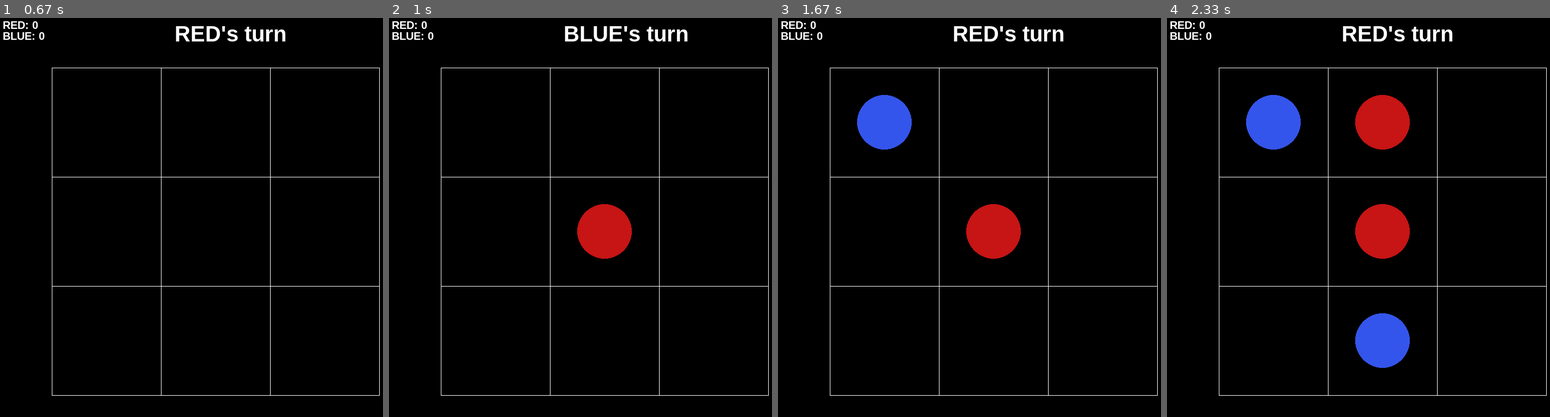
Above: before the commit, frames 1-4 (left to right).
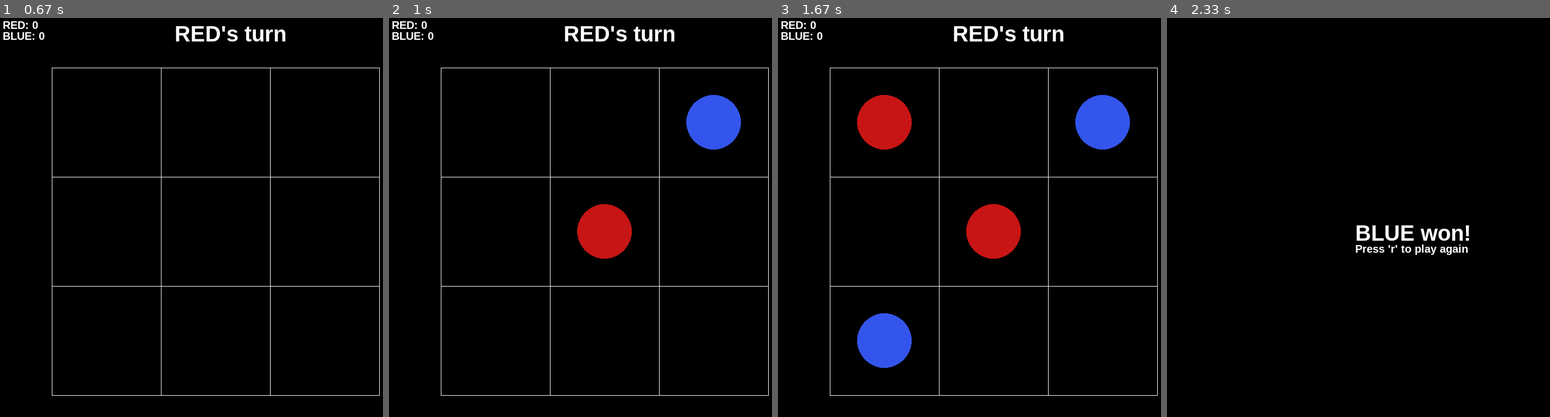
Above: after the commit, the same moments.

Repository: etooley77/PyGame-Tic-Tac-Toe
Game: pygame game, started from main.py
Two runs of this game, one before a commit and one after it. Both use one fixed random seed, a clock stepped at 60 frames per second and the inputs below.
Inputs (mouse positions are in pixels of both pictures, inside the frame that each line leads up to):
- Up to frame 1 (0.67 s): tap 2 at 0.33 s
- Up to frame 2 (1 s): click (607, 261) at 0.72 s
- Up to frame 3 (1.67 s): tap Space at 1 s; click (877, 69) at 1.38 s
- Up to frame 4 (2.33 s): click (1392, 85) at 1.72 s; click (1362, 345) at 2.05 s

Frame 1 is identical in both runs. In frame 2, 2.1% of the frame differs, in the area x 46-92%, y 2-33%; in frame 3, 4.6%; in frame 4, 8.2%, in the area x 0-100%, y 0-95%.

Commit message:
Basic move algorithm (buggy)

Diff:
--- a/ai.py
+++ b/ai.py
@@ -1,6 +1,9 @@
 import pygame
+from time import sleep
+from random import shuffle, choice
 
 from constants import *
+from helpers import *
 
 from player import Player
 
@@ -10,15 +13,45 @@
 		super().__init__(color)
 
     # AI helper functions
-	def check_move(self):
-		# Make the move and check its result
-		pass
+	def check_move_win(self, index, curr_board, pieces):
+		if len(pieces) > 2:
+			# Make the move and check its result
+			curr_board.insert(index, self.char)
+			pieces.append(index)
+
+			# Check for a win
+			result = check_win(pieces, "BLUE", self)
+			if result[0]:
+				# If it did not win or block the opponent
+				curr_board.pop(index)
+				pieces.remove(index)
+				return result[0]
+
+	def pick_tile(self, curr_board):
+		if curr_board[4] == "_":
+			return 4
+		else:
+			corners = [0, 2, 6, 8]
+			corners_available = []
+			for index, tile in enumerate(curr_board):
+				if index in corners and tile == "_":
+					corners_available.append(index)
+
+			return choice(corners_available)
 
 	# Overall function to make a move for AI
 	def make_move(self, board, player_pieces):
 		curr_board = board
+		curr_pieces = player_pieces
+
+		# Check for win
 		for index, tile in enumerate(curr_board):
 			if tile == "_":
-				self.check_move(index)
 
-				# CREATE A HELPER FUNCTION FILE FOR FUNCTIONS SUCH AS CHECK WIN, INSTEAD OF ABSTRACTING IT INTO THE BOARD CLASS ALONE!
+				if self.check_move_win(index, curr_board, curr_pieces):
+					self.pieces.append(index)
+					return index
+				else:
+					index = self.pick_tile(curr_board)
+					self.pieces.append(index)
+					return index
--- a/game.py
+++ b/game.py
@@ -24,6 +24,7 @@
 
         # Game start
         self.game_started = False
+        self.local = None
 
         # Font, images, and sounds
         self.font80 = pygame.font.SysFont("Arial", 80, bold=True)
@@ -114,9 +115,11 @@
             if event.type == pygame.KEYDOWN:
                 if event.key == pygame.K_1:
                     self.game_started = True
+                    self.local = True
                     self.p2 = Player(BLUE)
                 elif event.key == pygame.K_2:
                     self.game_started = True
+                    self.local = False
                     self.p2 = AIPlayer(BLUE)
 
         self.draw_start_screen_frame()
@@ -229,7 +232,7 @@
             # Handle keydown events
             if event.type == pygame.KEYDOWN:
                 if event.key == pygame.K_SPACE:
-                    print(self.board.board)
+                    print(self.turn)
             # Handle mouse click events
             if event.type == pygame.MOUSEBUTTONDOWN:
                 if not self.game_won:
@@ -250,44 +253,48 @@
 
                                 self.curr_move += 1 # Next move
 
-                                check_result = self.board.check_win(self.p1.pieces, "RED", self.p1) # Check for win
+                                print("checking for win")
+                                print(self.p1.pieces)
+
+                                check_result = check_win(self.p1.pieces, "RED", self.p1) # Check for win
                                 if check_result[0]:
                                     self.game_won = check_result[0]
                                     self.winner = check_result[1]
                                 else:
                                     # Check for a tie
-                                    tie_check_result = self.board.check_tie()
+                                    tie_check_result = check_tie(self.board.board)
                                     self.game_won = tie_check_result[0]
                                     self.winner = tie_check_result[1]
 
                                 self.turn = "BLUE"
-                        # if p2's turn
-                        else:
-                            # Check moves
-                            move_index = self.p2.make_move(self.board)
-
-                            new_piece = Piece(self.p2.color, self.board.get_tile_center(move_index), move_index)
-                            self.p1.pieces.append(move_index)
-                            self.pieces.add(new_piece)
-
-                            self.curr_move += 1 # Next move
-
-                            check_result = self.board.check_win(self.p2.pieces, "BLUE", self.p2) # Check for win
-                            if check_result[0]:
-                                self.game_won = check_result[0]
-                                self.winner = check_result[1]
-                            else:
-                                # Check for a tie
-                                tie_check_result = self.board.check_tie()
-                                self.game_won = tie_check_result[0]
-                                self.winner = tie_check_result[1]
-
-                            self.turn = "RED"
 
                     # print(f"Mouse button clicked at {coords} --- nearest to the tile at index {nearest_tile}")
 
         # Clear the screen
         self.screen.fill(BLACK)
+
+        # AI Player logic
+        if self.turn == "BLUE":
+            move_index = self.p2.make_move(self.board.board, self.p2.pieces)
+            self.board.set_tile_status(move_index, self.p2.char)
+
+            new_piece = Piece(self.p2.color, self.board.get_tile_center(move_index), move_index)
+            self.p1.pieces.append(move_index)
+            self.pieces.add(new_piece)
+
+            self.curr_move += 1 # Next move
+
+            check_result = check_win(self.p2.pieces, "BLUE", self.p2) # Check for win
+            if check_result[0]:
+                self.game_won = check_result[0]
+                self.winner = check_result[1]
+            else:
+                # Check for a tie
+                tie_check_result = check_tie(self.board.board)
+                self.game_won = tie_check_result[0]
+                self.winner = tie_check_result[1]
+
+            self.turn = "RED"
 
         # Display the score
         p1_score = self.font20.render(f"RED: {self.p1.score}", True, WHITE)
@@ -377,7 +384,10 @@
 
         # Main game loop
         while not self.game_won and self.game_started:
-            self.round_screen()
+            if self.local:
+                self.round_screen()
+            else:
+                self.ai_round_screen()
 
         # When a player has won
         while self.game_won and self.game_started:
